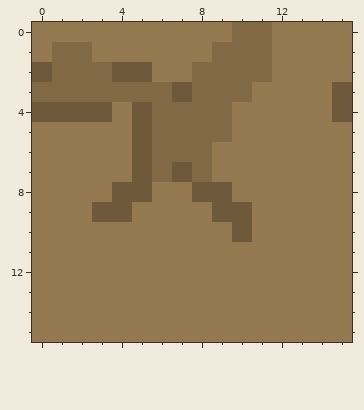
File history of a pixel-art file, Mage's World/Sprites/TileSet/Scenary/world/Fossil.ase. The picture above was drawn from the file before the commit.
16x16 pixels, 1 frame.
Once edited:
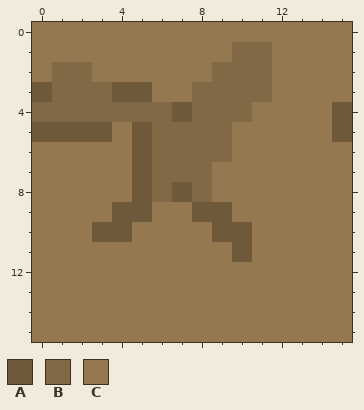
Palette (. is transparent): A #6e593b  B #826946  C #947850
Diff:
Changed rows in their new state; - is an unchanged pixel.
first column x 0:
 0 ----------CC----
 1 -CC------C------
 2 C--CCC--C-------
 3 A---AACC---B---C
 4 BBBBBB-A--B-----
 5 AAAA-----------A
 6 ---------B------
 7 -------B--------
 8 ----C-BABC------
 9 ---C-A--A-C-----
10 ---AA----A------
11 ----------A-----
Pixel boxes of the changes (left, top, right, bottom) in both pictures:
changed: (32, 22, 272, 262)
changed: (332, 82, 352, 142)
